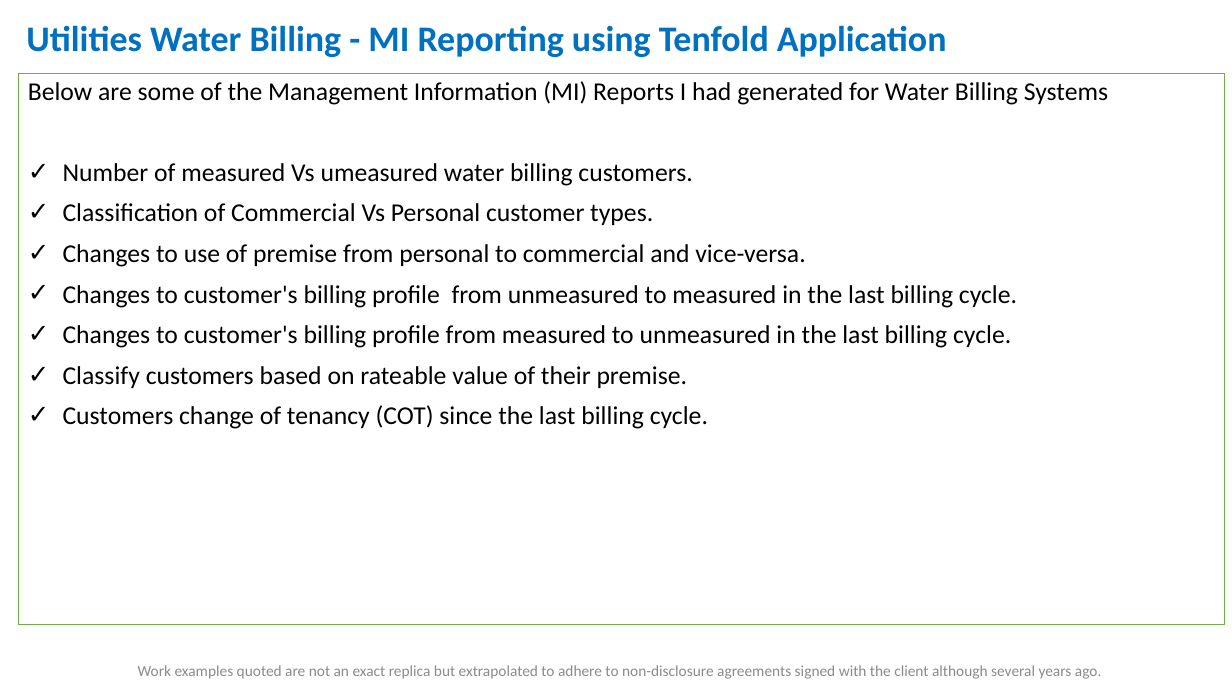
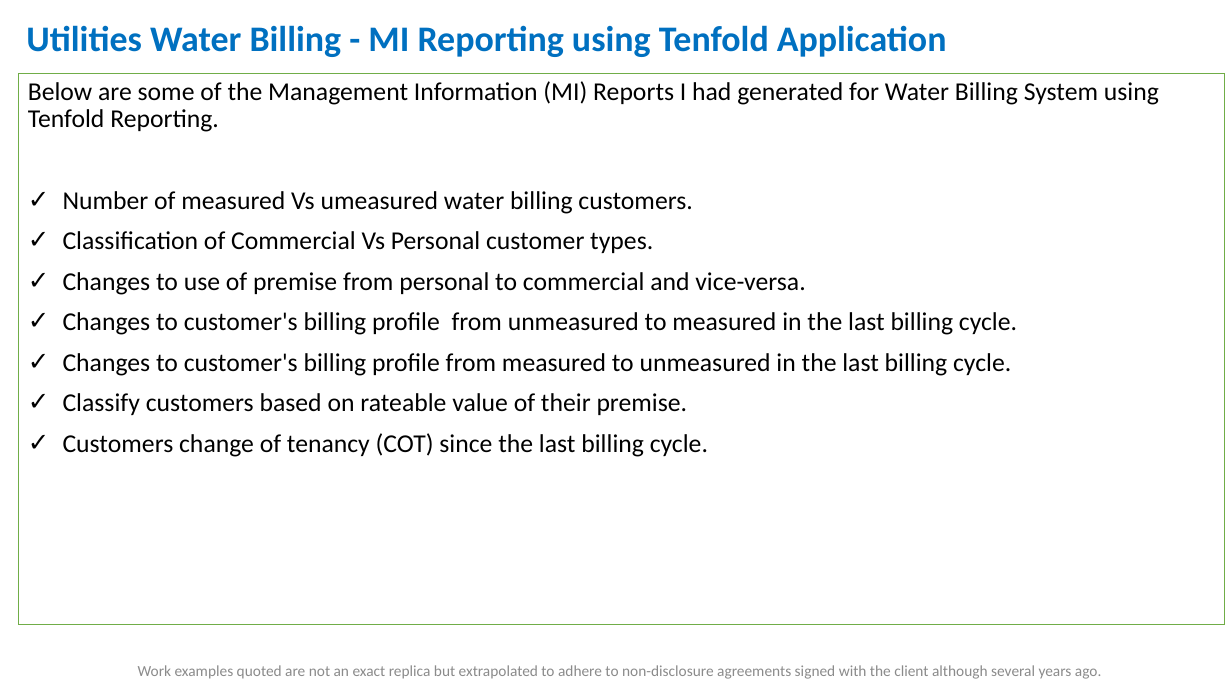
Before and after one commit to RaghavanKasthuri/Business-Knowledge, a slide deck: slide 2 of Utilities Water Billing.pptx. Drawn at 1232x693 pixels with LibreOffice and Linux fonts; fonts in the diff are those of the drawing. Boxes give left, top, right and bottom in pixels: in the first picture for what was removed or moved away, otherwise in the second. Text is boxed around its words. In the diff, an @@ line names an element or a change of style, - is before the commit and + after.

Commit message:
Updates
Updates

```diff
--- a/Utilities Water Billing.pptx
+++ b/Utilities Water Billing.pptx
@@ text at bbox=[28, 81, 1159, 132]: text changed @@
-Below are some of the Management Information (MI) Reports I had generated for Water Billing Systems
+Below are some of the Management Information (MI) Reports I had generated for Water Billing System using Tenfold Reporting.
```
